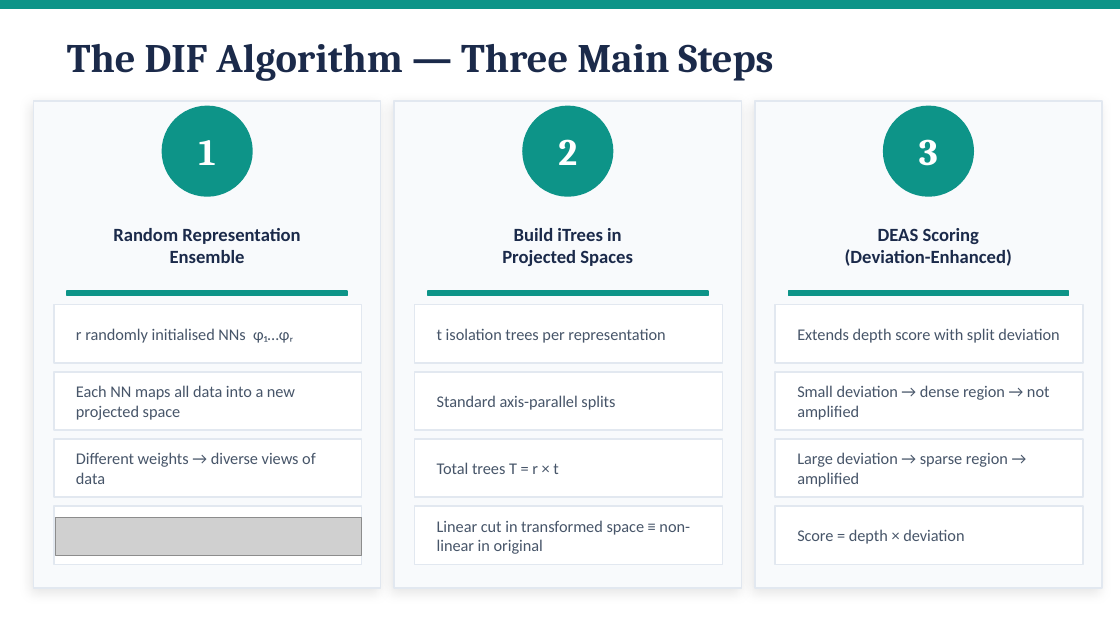
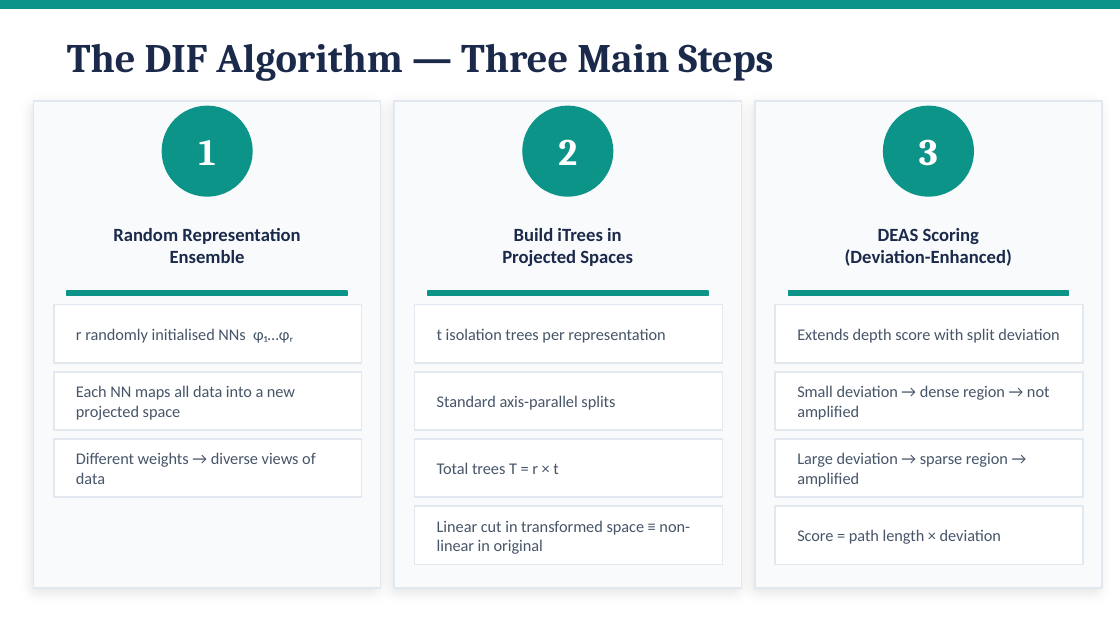
Before and after one commit to amanj4/aman-training-modules, a slide deck: slide 7 of Summary/training_review.pptx. Drawn at 1120x630 pixels with LibreOffice and Linux fonts; fonts in the diff are those of the drawing; grey boxes stand for pictures. Boxes give left, top, right and bottom in pixels: in the first picture for what was removed or moved away, otherwise in the second. Text is boxed around its words. In the diff, an @@ line names an element or a change of style, - is before the commit and + after.

```diff
--- a/Summary/training_review.pptx
+++ b/Summary/training_review.pptx
@@ rectangle removed at (x1=54, y1=506, x2=362, y2=564) @@
@@ picture removed at (x1=56, y1=517, x2=362, y2=556) @@
@@ text at (x1=797, y1=529, x2=1001, y2=544): text changed @@
-Score = depth × deviation
+Score = path length × deviation
```
Also in this commit, not shown: 4 other slides changed, 1 slide removed, 2 other files.
